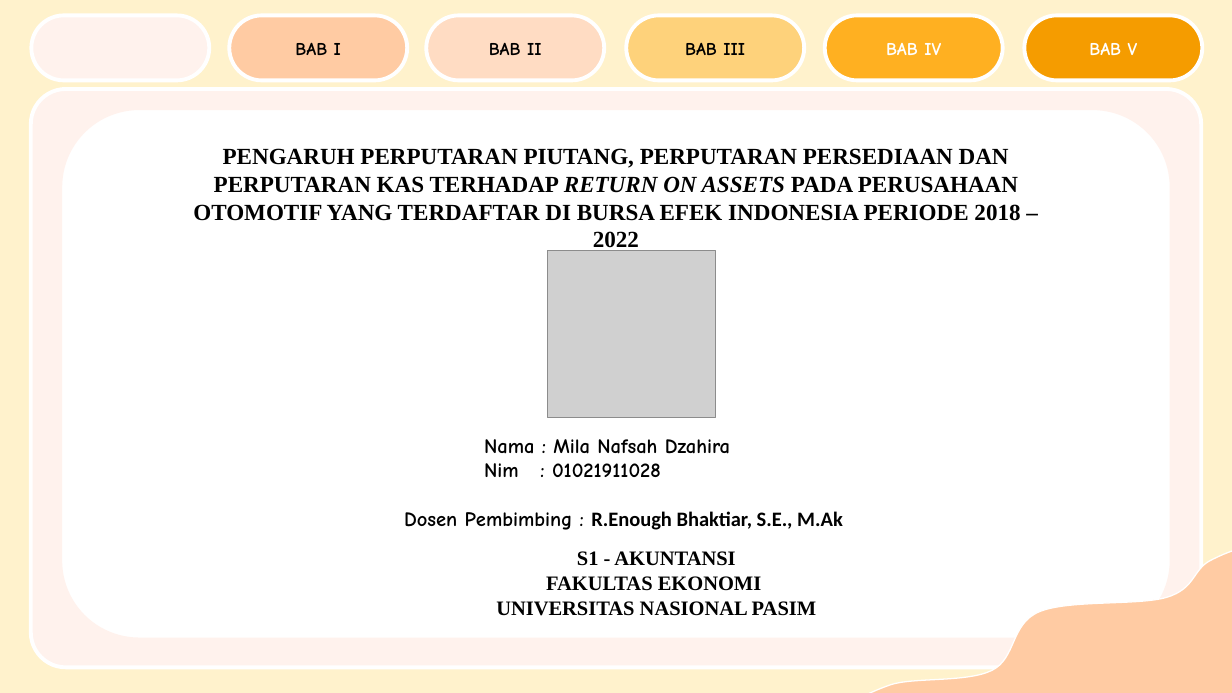
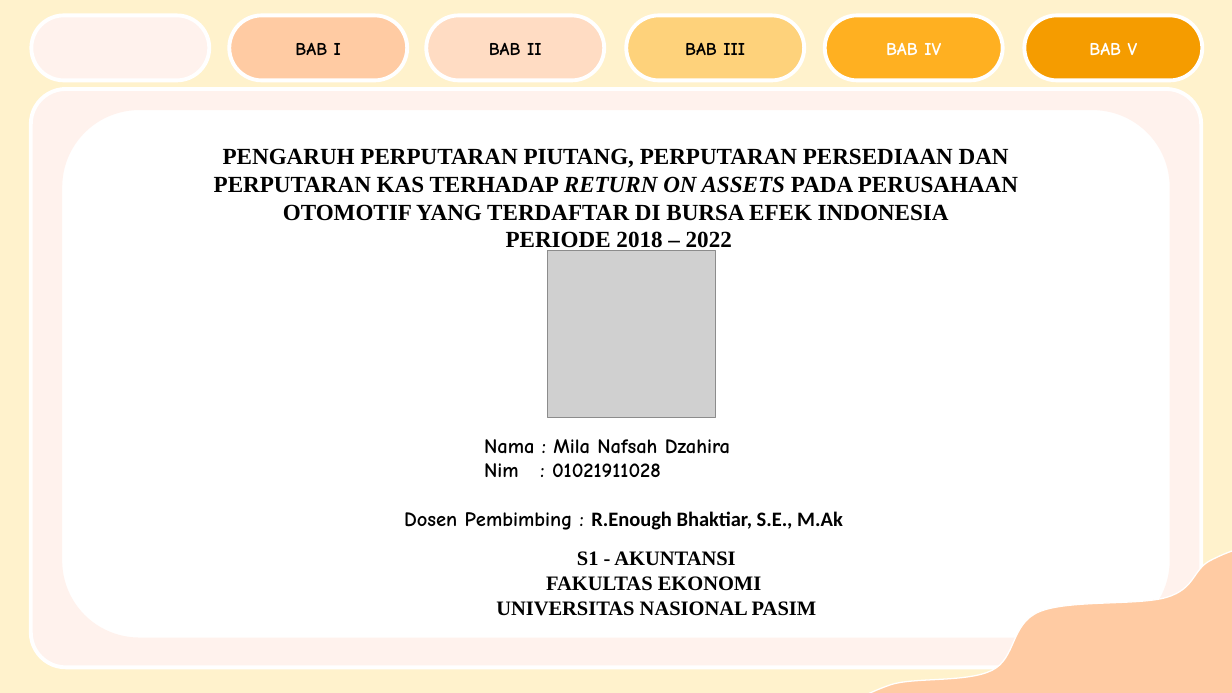
Before and after one commit to milanafsah31/skripsi, a slide deck: slide 1 of PPT SKRIPSI MILANAFSAH DZAHIRA.pptx. Drawn at 1232x693 pixels with LibreOffice and Linux fonts; fonts in the diff are those of the drawing; grey boxes stand for pictures; background and template pictures are left out. Boxes give left, top, right and bottom in pixels: in the first picture for what was removed or moved away, otherwise in the second. Text is boxed around its words. In the diff, an @@ line names an element or a change of style, - is before the commit and + after.

```diff
--- a/PPT SKRIPSI MILANAFSAH DZAHIRA.pptx
+++ b/PPT SKRIPSI MILANAFSAH DZAHIRA.pptx
@@ text at (214,148,1018,253): text changed @@
-PENGARUH PERPUTARAN PIUTANG, PERPUTARAN PERSEDIAAN DAN PERPUTARAN KAS TERHADAP RETURN ON ASSETS PADA PERUSAHAAN OTOMOTIF YANG TERDAFTAR DI BURSA EFEK INDONESIA PERIODE 2018 – 2022
+PENGARUH PERPUTARAN PIUTANG, PERPUTARAN PERSEDIAAN DAN PERPUTARAN KAS TERHADAP RETURN ON ASSETS PADA PERUSAHAAN OTOMOTIF YANG TERDAFTAR DI BURSA EFEK INDONESIA
+PERIODE 2018 – 2022
```
Also in this commit, not shown: 7 other slides changed, 14 slides added, 11 slides removed, 1 other file.
